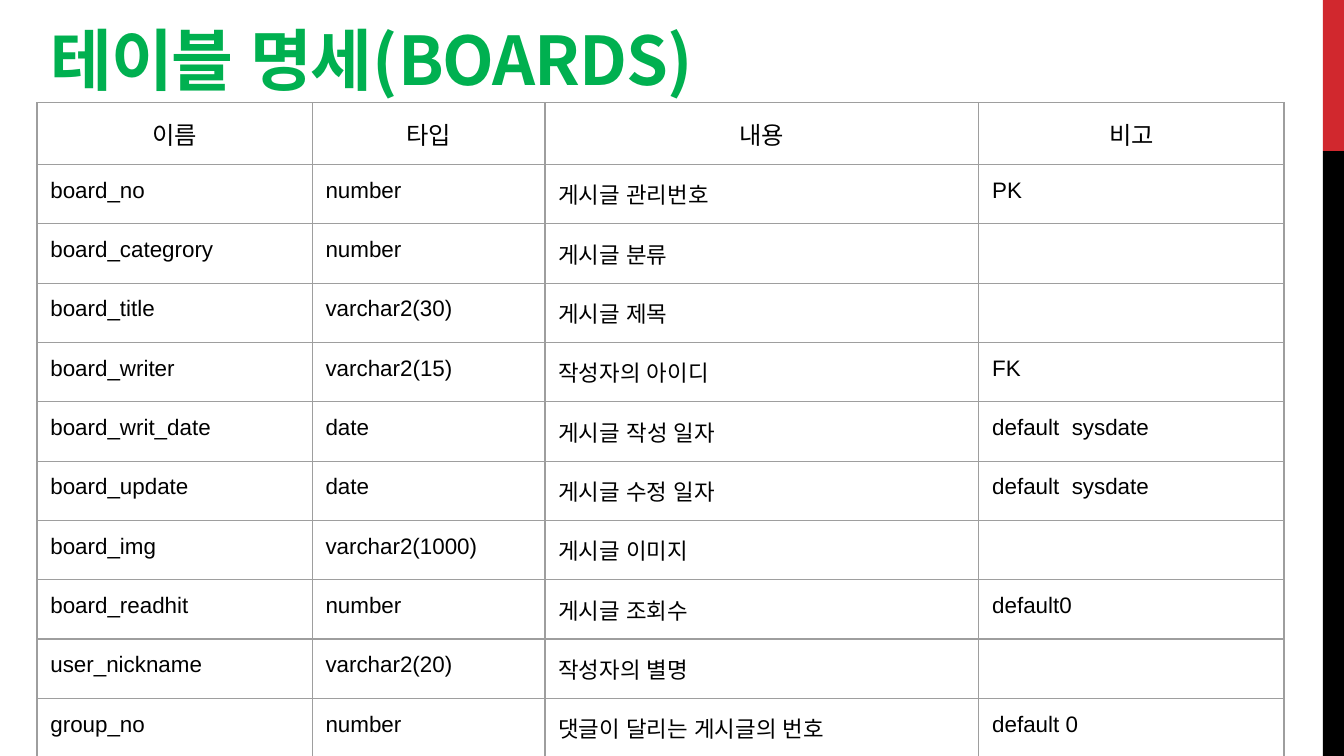
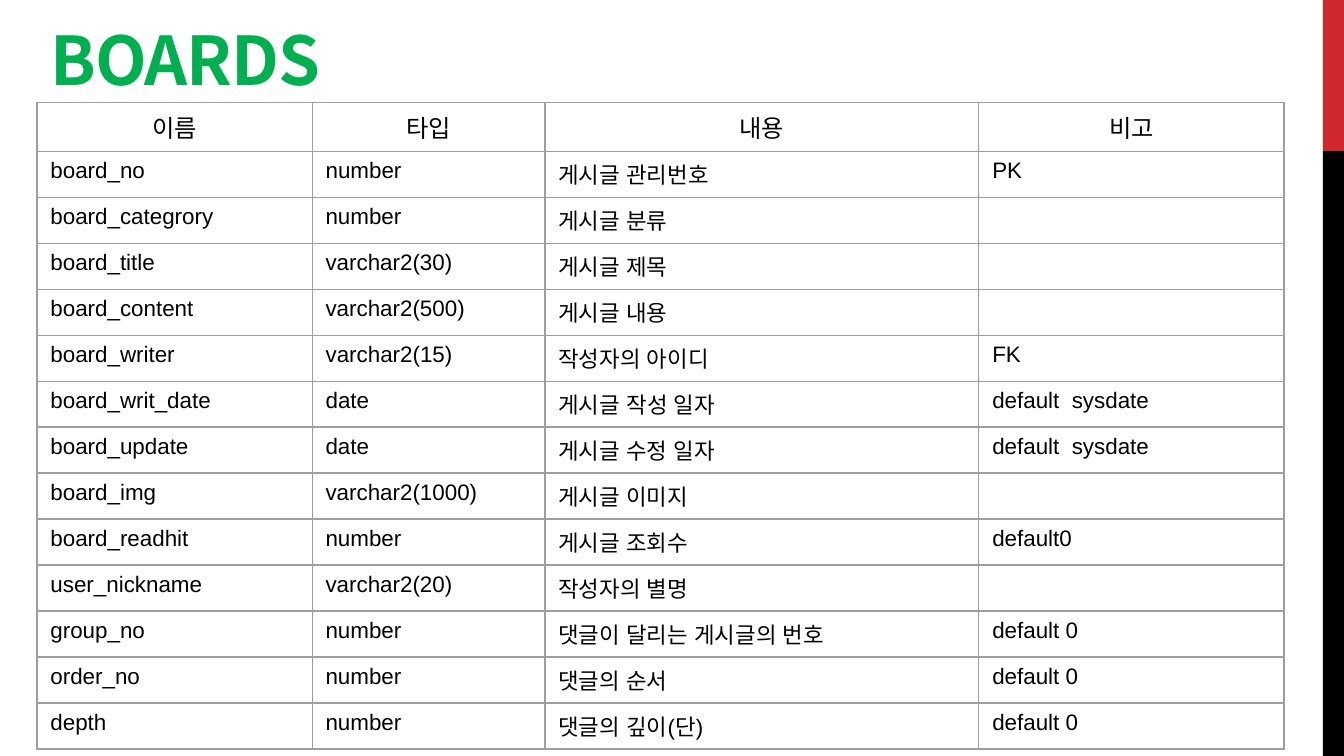
Before and after one commit to dta987/WebProject, a slide deck: slide 4 of WebContent/common/5조.YamaManProject.pptx. Drawn at 1344x756 pixels with LibreOffice and Linux fonts; fonts in the diff are those of the drawing. Boxes give left, top, right and bottom in pixels: in the first picture for what was removed or moved away, otherwise in the second. Text is boxed around its words. In the diff, an @@ line names an element or a change of style, - is before the commit and + after.

Commit message:
ppt수정 테이블 수정 Signed-off-by: ITFE-7 <ITFE-7@ITFE-07>

```diff
--- a/WebContent/common/5조.YamaManProject.pptx
+++ b/WebContent/common/5조.YamaManProject.pptx
@@ title at [50, 34, 320, 86]: text changed @@
-테이블 명세(BOARDS)
+BOARDS
@@ table at [38, 103, 1285, 744] @@
+row 5: board_content | varchar2(500) | 게시글 내용 | 
+row 14: depth | number | 댓글의 깊이(단) | default 0
```
Also in this commit, not shown: 4 other slides changed, 1 other file.
